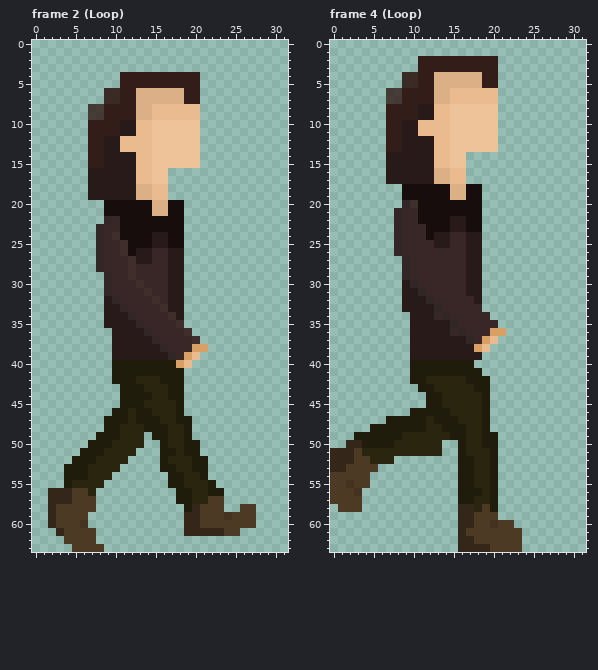
Pixel-art file, stored at Resources/Test/Charac-Walking.ase. That is the earlier state.
32x64 pixels, 9 frames. Colours within 5 levels of each other are drawn and written as one. Shown: frame 2 (Loop), frame 4 (Loop). The commit also changed other frames, which this record leaves out.
The same view after the edit:
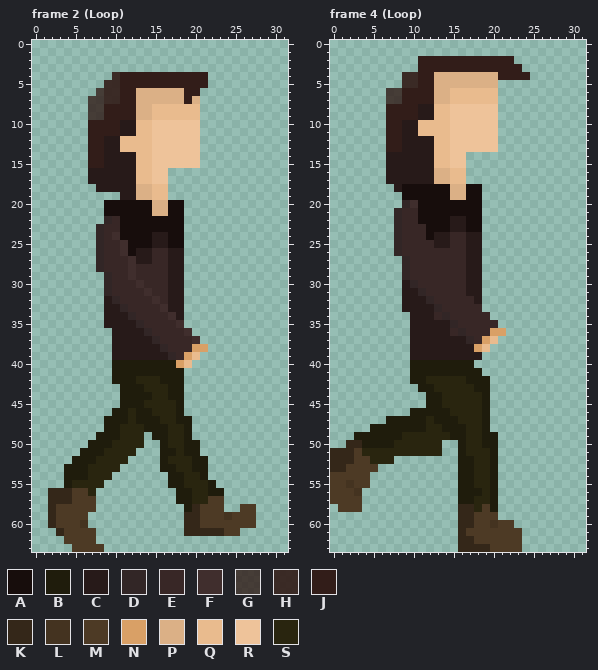
Palette (. is transparent): A #170d0c  B #1f1c0c  C #271a19  D #322626  E #382726  F #402e2d  G #321d19cd  H #321d19e9  J #321d19  K #342719  L #443320  M #4d3a25  N #d9a066  P #dbb086  Q #e9bb8e  R #eec39a  S #29250f
Edits made:
--- frame 2 (Loop), layer "Layer 1"
@@ x 5..23 @@
  3 ...................
- 4 ......JJJJJJJJJJ...
- 5 ......JJJJJJJJJJ...
- 6 ....HHJJPPPPPPJJ...
- 7 ....HHJJPPPPPPJJ...
+ 4 .....HJJJJJJJJJJJ..
+ 5 ....HHJJJJJJJJJJJ..
+ 6 ...GHHJJPPPPPPJJ...
+ 7 ..GGHHJJPPPPPPJP...
  8 ..GGJJJJPPQQQQQQ...
@@ x 5..12 @@
 17 ..CCCCCC
-18 ..CCCCCC
-19 ..CCCCCC
+18 ...CCCCC
+19 ......CC
 20 ....AAAA
--- frame 4 (Loop), layer "Layer 1"
@@ x 17..26 @@
  1 ..........
- 2 JJJJ......
- 3 JJJJ......
- 4 PPJJ......
- 5 PPJJ......
+ 2 JJJJJJ....
+ 3 JJJJJJJ...
+ 4 PPPPJJJJ..
+ 5 PPPP......
  6 QQQQ......
@@ x 6..10 @@
 17 .CCCC
-18 ...AA
+18 ..CAA
 19 ...AA
Pixel boxes of the changes (left, top, right, bottom) in both pictures:
added: (88, 72, 120, 104)
changed: (192, 72, 208, 104)
erased: (88, 184, 120, 200)
changed: (482, 56, 530, 88)
added: (394, 184, 402, 192)
